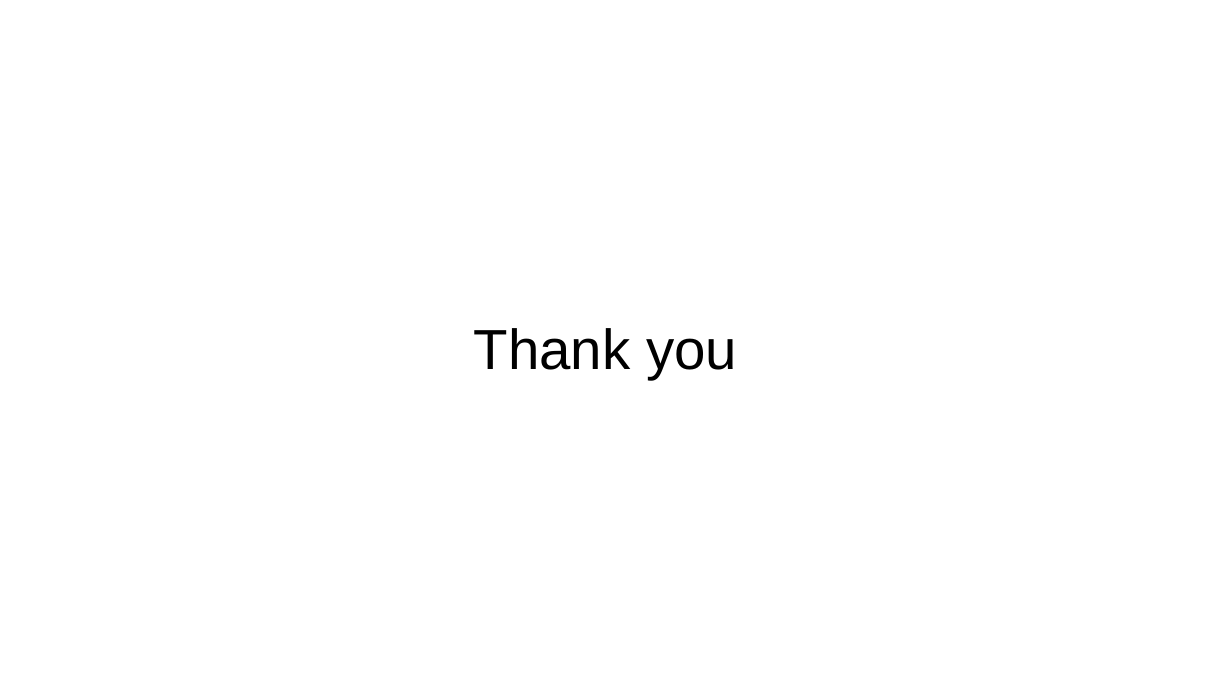
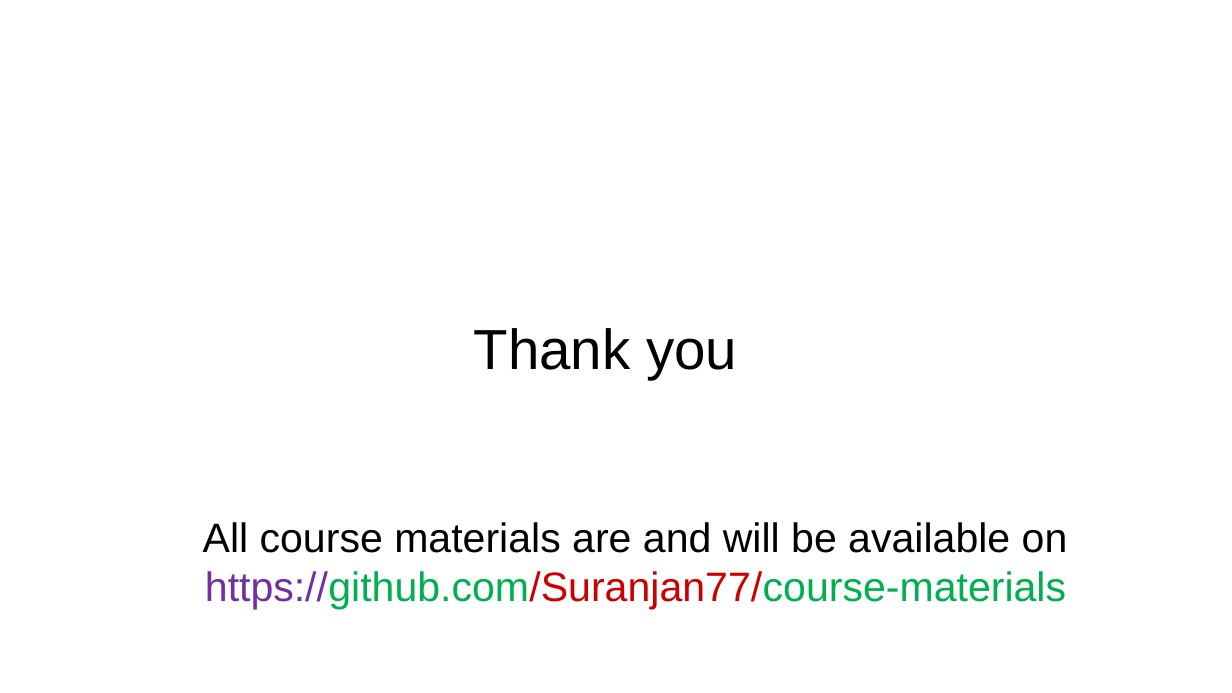
Before and after one commit to Suranjan77/course-materials, a slide deck: slide 8 of git_and_github.pptx. Drawn at 1232x693 pixels with LibreOffice and Linux fonts; fonts in the diff are those of the drawing. Boxes give left, top, right and bottom in pixels: in the first picture for what was removed or moved away, otherwise in the second. Text is boxed around its words. In the diff, an @@ line names an element or a change of style, - is before the commit and + after.

Commit message:
git and github tutorial modified

```diff
--- a/git_and_github.pptx
+++ b/git_and_github.pptx
@@ text added at box(203, 522, 1068, 609), 32 pt, text #000000 @@
+All course materials are and will be available on
+https://github.com/Suranjan77/course-materials
```
